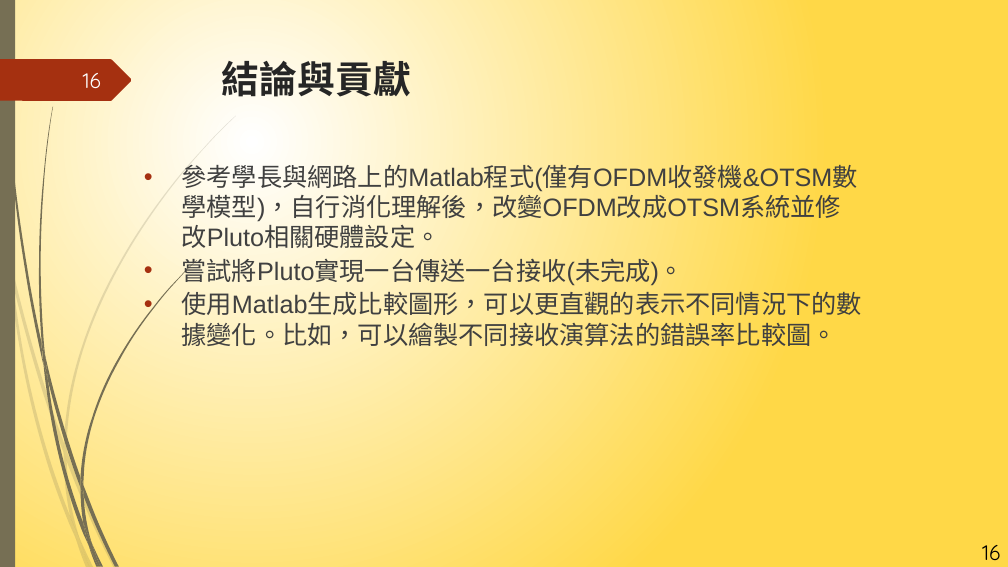
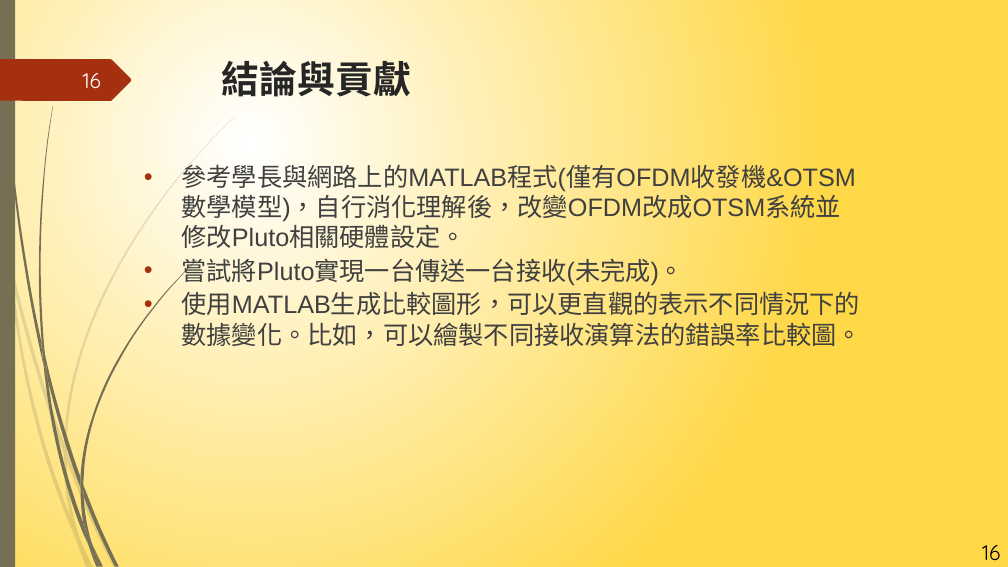
Before and after one commit to NIUWCSP/OTSM, a slide deck: slide 16 of report/以SDR實現OTSM通訊技術.pptx. Drawn at 1008x567 pixels with LibreOffice and Linux fonts; fonts in the diff are those of the drawing. Boxes give left, top, right and bottom in pixels: in the first picture for what was removed or moved away, otherwise in the second. Text is boxed around its words. In the diff, an @@ line names an element or a change of style, - is before the commit and + after.

```diff
--- a/report/以SDR實現OTSM通訊技術.pptx
+++ b/report/以SDR實現OTSM通訊技術.pptx
@@ text at (182,160,856,248): text changed @@
-• 參考學長與網路上的Matlab程式(僅有OFDM收發機&OTSM數學模型)，自行消化理解後，改變OFDM改成OTSM系統並修改Pluto相關硬體設定。
+• 參考學長與網路上的MATLAB程式(僅有OFDM收發機&OTSM數學模型)，自行消化理解後，改變OFDM改成OTSM系統並修改Pluto相關硬體設定。
@@ text at (182,288,862,351): text changed @@
-• 使用Matlab生成比較圖形，可以更直觀的表示不同情況下的數據變化。比如，可以繪製不同接收演算法的錯誤率比較圖。
+• 使用MATLAB生成比較圖形，可以更直觀的表示不同情況下的數據變化。比如，可以繪製不同接收演算法的錯誤率比較圖。
```
Also in this commit, not shown: 2 other slides changed.
